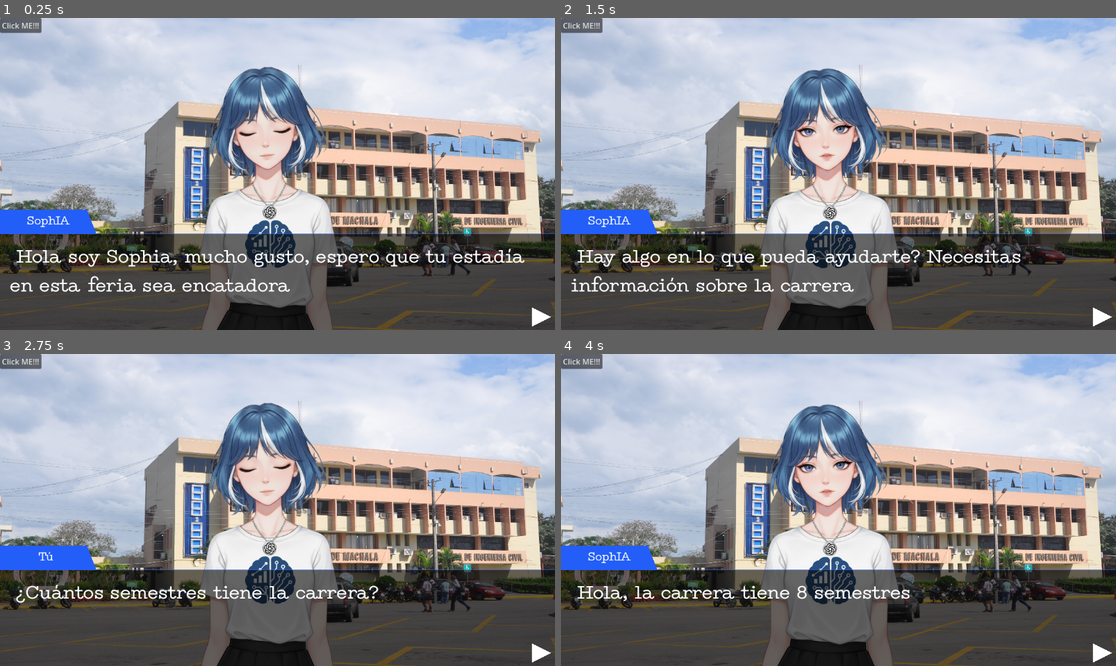
Above: before the commit, frames 1-4 (two rows, left to right).
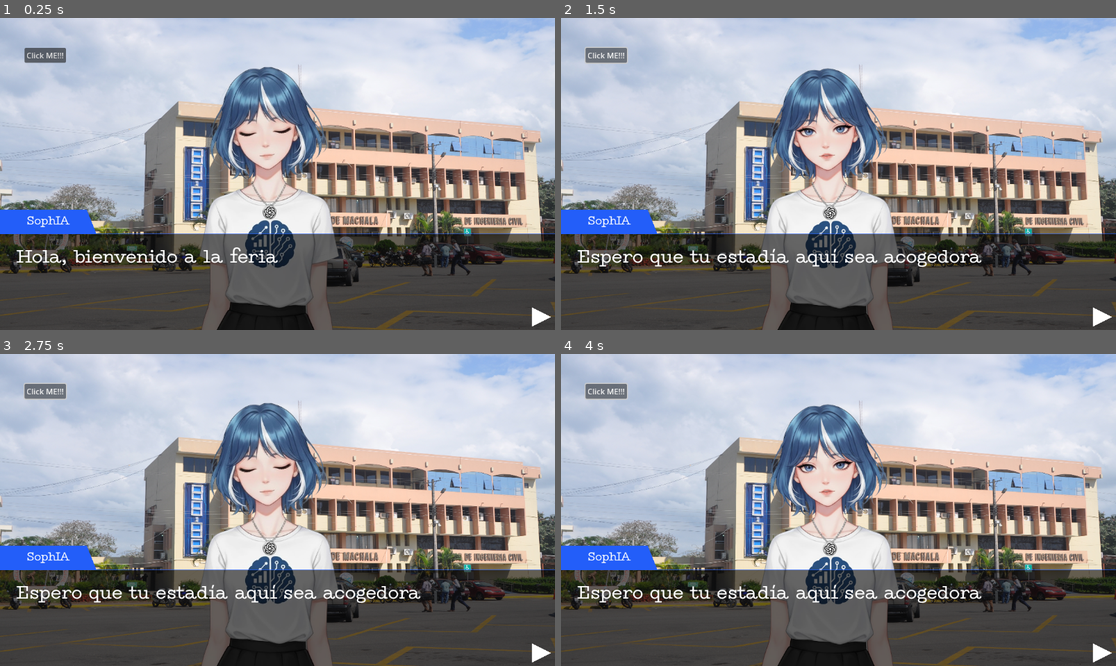
Above: after the commit, the same moments.

Repository: BryanMoreno11/Asistente_IA_Godot_Visual_Novel_Deepsek
Game: Godot game, scene res://scenes/control.tscn
Two runs of this game, one before a commit and one after it. Both use one fixed random seed, a clock stepped at 60 frames per second and the inputs below.
Inputs:
- Up to frame 1 (0.25 s): no input
- Up to frame 2 (1.5 s): click "Click ME!!!" at 0.5 s; click "Click ME!!!" at 1.25 s
- Up to frame 3 (2.75 s): click "Click ME!!!" at 2 s
- Up to frame 4 (4 s): tap Enter at 2.75 s; hold Space (next_line) 2.78-3.53 s; tap Space (next_line) at 3.6 s

The runs differ from the first frame. In frame 1, 3.0% of the frame differs, in the area x 0-95%, y 0-88%; in frame 2, 3.2%, in the area x 0-83%, y 0-88%; in frame 3, 2.3%; in frame 4, 2.2%.
Error after the commit: Invalid access to property or key 'answer' on a base object of type 'Nil'. (res://scripts/mainScene.gd:61)

Commit message:
procesamiento de líneas de diálogo

Diff:
--- a/scenes/control.tscn
+++ b/scenes/control.tscn
@@ -16,8 +16,10 @@
 
 [node name="Button" type="Button" parent="."]
 layout_mode = 0
-offset_right = 8.0
-offset_bottom = 8.0
+offset_left = 51.0
+offset_top = 62.0
+offset_right = 137.0
+offset_bottom = 93.0
 text = "Click ME!!!"
 
 [node name="HTTPRequest" type="HTTPRequest" parent="Button"]
@@ -52,6 +54,7 @@
 expand_mode = 1
 
 [node name="CanvasLayer2" type="CanvasLayer" parent="."]
+layer = -1
 
 [node name="Control" type="Control" parent="CanvasLayer2"]
 layout_mode = 3
--- a/scripts/mainScene.gd
+++ b/scripts/mainScene.gd
@@ -8,15 +8,10 @@
 
 ##Variables
 const  URL_API= "http://localhost:5000/api/chat"
-const Session_Id= "telegram_6923892313"
 var dialog_index:int=0
-var question= "Como preparo el terreno para el banano"
-const dialog_lines:Array[String]=[
-	"SophIA: Hola soy Sophia, mucho gusto, espero que tu estadía en esta feria sea encatadora",
-	"Tú: Hola, buenos días",
-	"SophIA: Hay algo en lo que pueda ayudarte? Necesitas información sobre la carrera",
-	"Tú: ¿Cuántos semestres tiene la carrera?",
-	"SophIA: Hola, la carrera tiene 8 semestres"
+var question= "¿Quién es el coordinador de la carrera?"
+var dialog_lines:Array[String]=[
+	"SophIA: Hola, bienvenido a la feria","SophIA: Espero que tu estadía aquí sea acogedora"
 ]
 
 
@@ -29,10 +24,11 @@
 	}
 
 func process_current_line():
-	var line= dialog_lines[dialog_index]
-	var line_info= parse_line(line)
-	dialog_ui.speaker_name.text=line_info["speaker_name"]
-	dialog_ui.dialog_line.text=line_info["dialog_line"]
+	if(len(dialog_lines)>0):
+		var line= dialog_lines[dialog_index]
+		var line_info= parse_line(line)
+		dialog_ui.speaker_name.text=line_info["speaker_name"]
+		dialog_ui.dialog_line.text=line_info["dialog_line"]
 
 
 
@@ -54,7 +50,7 @@
 func _on_button_pressed() -> void:
 	print("Pregunta enviada")
 	var headers = ["Content-Type: application/json"]
-	var data= {"question":question,"session_id": Session_Id}
+	var data= {"question":question}
 	var api_query= JSON.stringify(data)
 	http_request.request(URL_API, headers, HTTPClient.METHOD_POST, api_query)
 	pass # Replace with function body.
